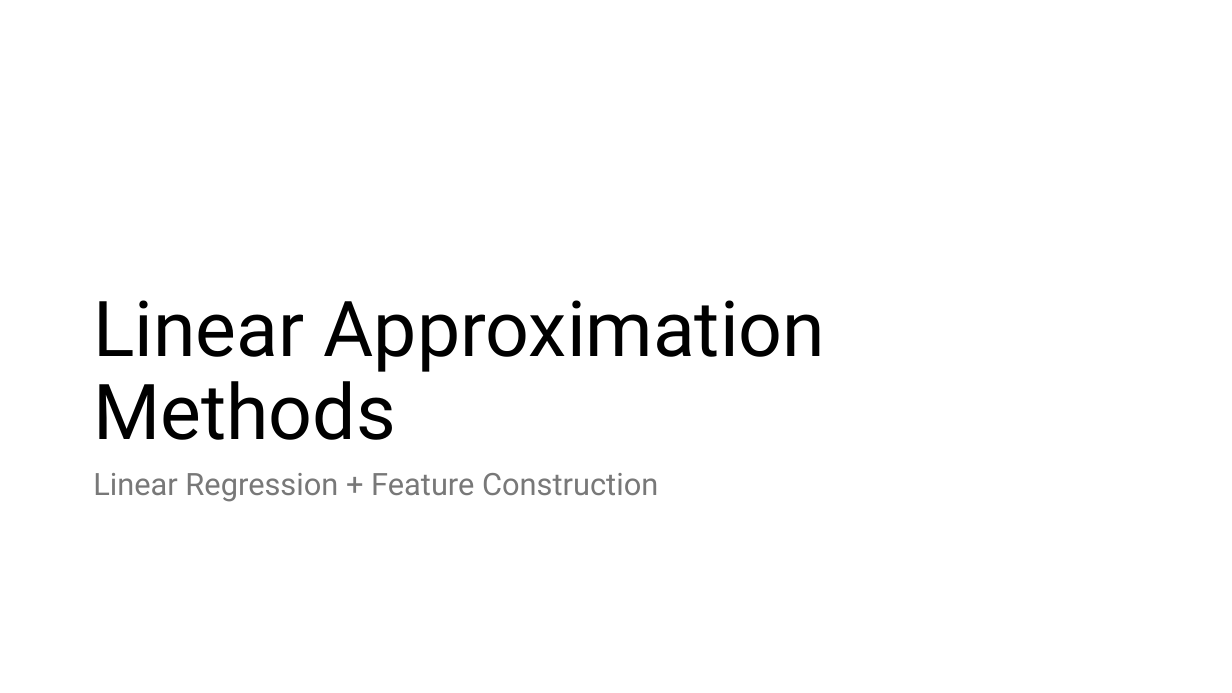
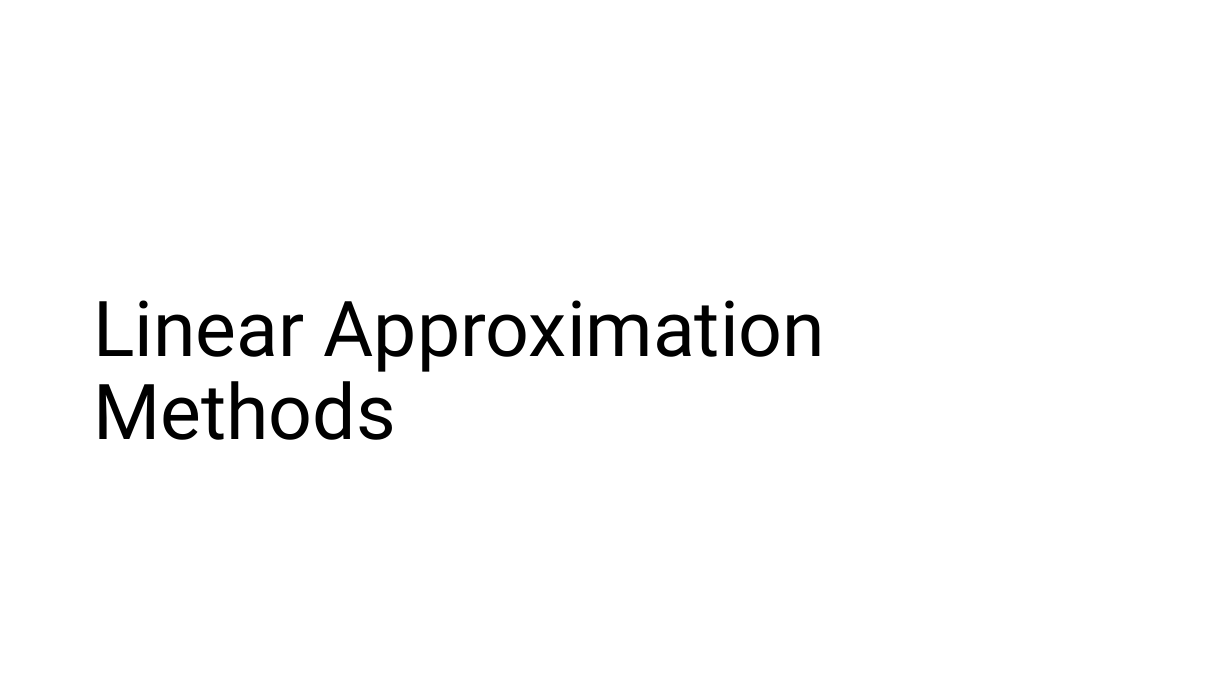
Before and after one commit to mhahsler/Introduction_to_Reinforcement_Learning, a slide deck: slide 17 of slides/Lecture_Chapter09.pptx. Drawn at 1232x693 pixels with LibreOffice and Linux fonts; fonts in the diff are those of the drawing. Boxes give left, top, right and bottom in pixels: in the first picture for what was removed or moved away, otherwise in the second. Text is boxed around its words. In the diff, an @@ line names an element or a change of style, - is before the commit and + after.

```diff
--- a/slides/Lecture_Chapter09.pptx
+++ b/slides/Lecture_Chapter09.pptx
@@ text removed at bbox=[93, 473, 658, 502] @@
-Linear Regression + Feature Construction
```
Also in this commit, not shown: 14 other slides changed, 4 slides added, 3 slides removed, 5 other files.
